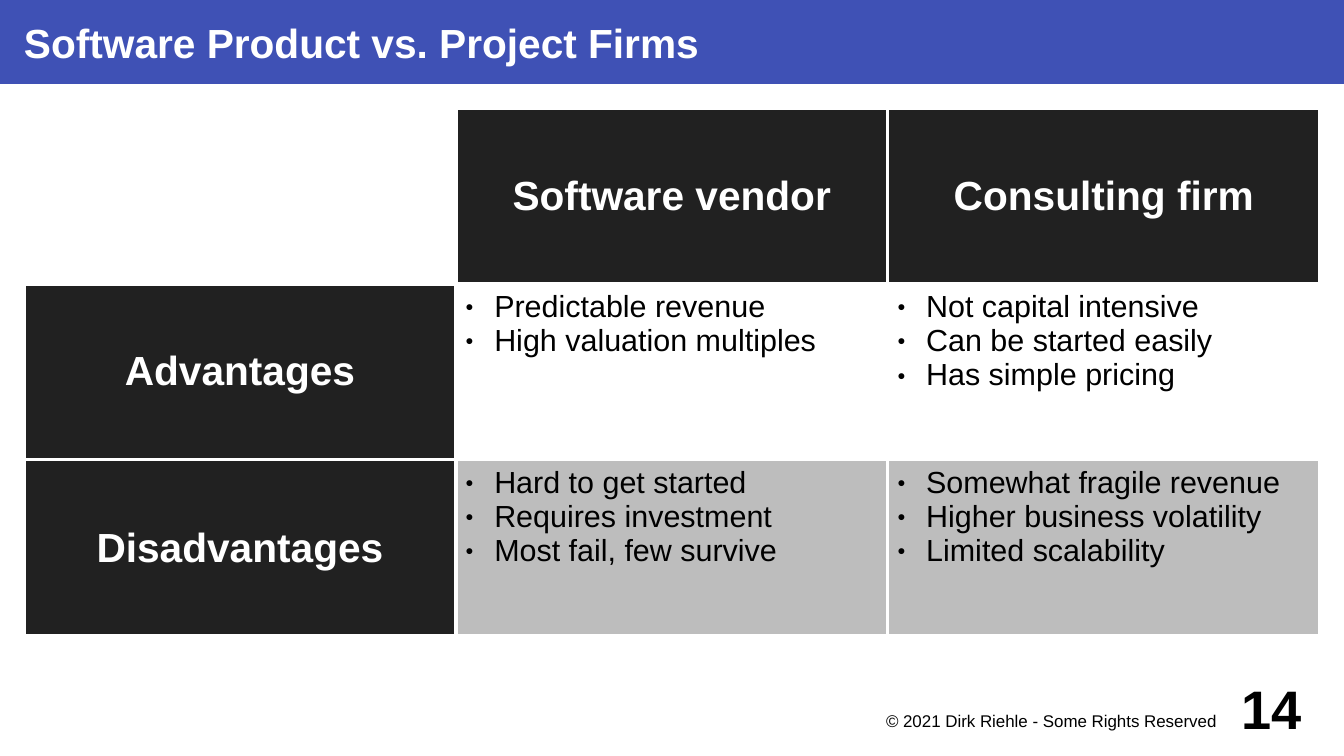
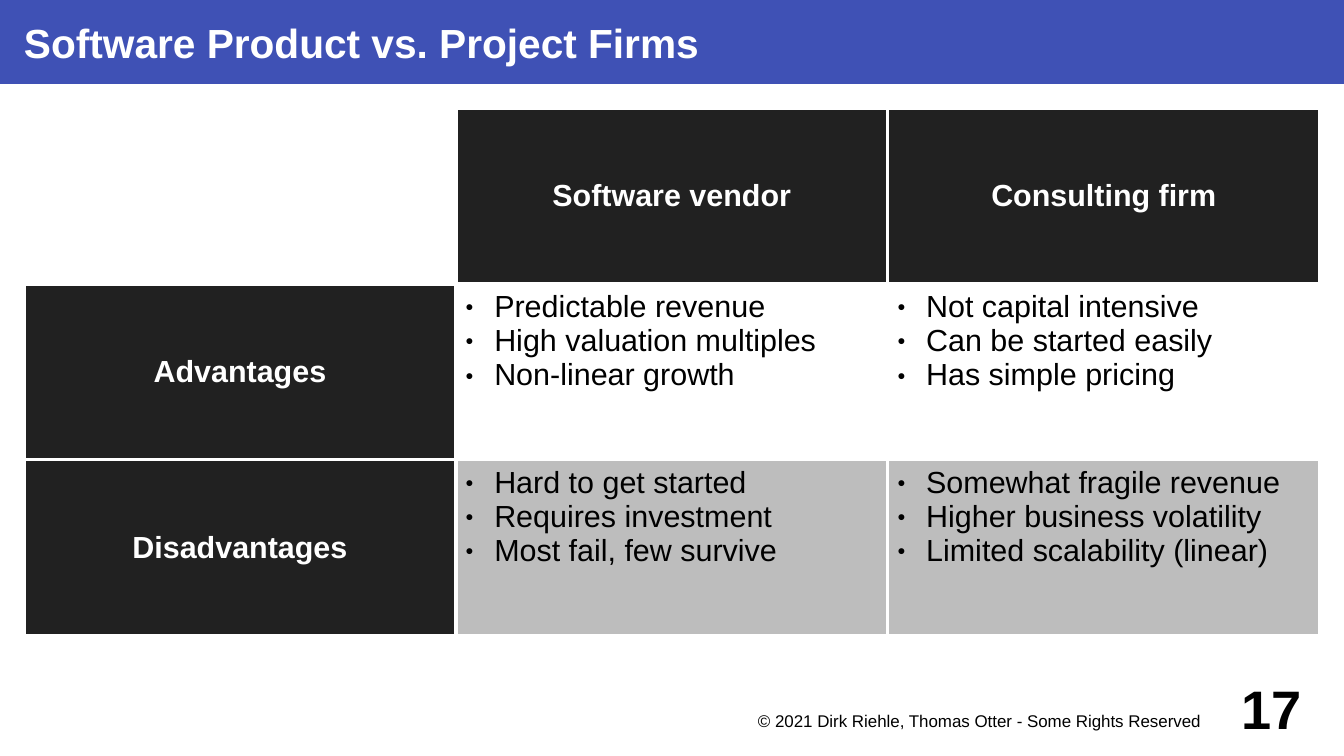
Before and after one commit to dirkriehle/coss-course, a slide deck: slide 17 of Lecture slides/COSS B03 - Software Vendors.odp (slide 14 before the commit). Drawn at 1344x756 pixels with LibreOffice and Linux fonts; fonts in the diff are those of the drawing. Boxes give left, top, right and bottom in pixels: in the first picture for what was removed or moved away, otherwise in the second. Text is boxed around its words. In the diff, an @@ line names an element or a change of style, - is before the commit and + after.

Commit message:
Updated Thomas slides with changes from 2021

```diff
--- a/Lecture slides/COSS B03 - Software Vendors.odp
+++ b/Lecture slides/COSS B03 - Software Vendors.odp
@@ table at (24,109,1320,637) @@
-row 2, column 2: Predictable revenue / High valuation multiples
+row 2, column 2: Predictable revenue / High valuation multiples / Non-linear growth
-row 3, column 3: Somewhat fragile revenue / Higher business volatility / Limited scalability
+row 3, column 3: Somewhat fragile revenue / Higher business volatility / Limited scalability (linear)
@@ size 24 to 18 pt in "Software vendor", "Consulting firm", "Advantages", "Disadvantages" @@
@@ text at (775,714,1200,731): text changed @@
-© 2021 Dirk Riehle - Some Rights Reserved
+© 2021 Dirk Riehle, Thomas Otter - Some Rights Reserved
@@ page number at (1242,691,1302,729): text changed @@
-14
+17
```
Also in this commit, not shown: 41 other slides changed, 4 slides added, 1 other file.
